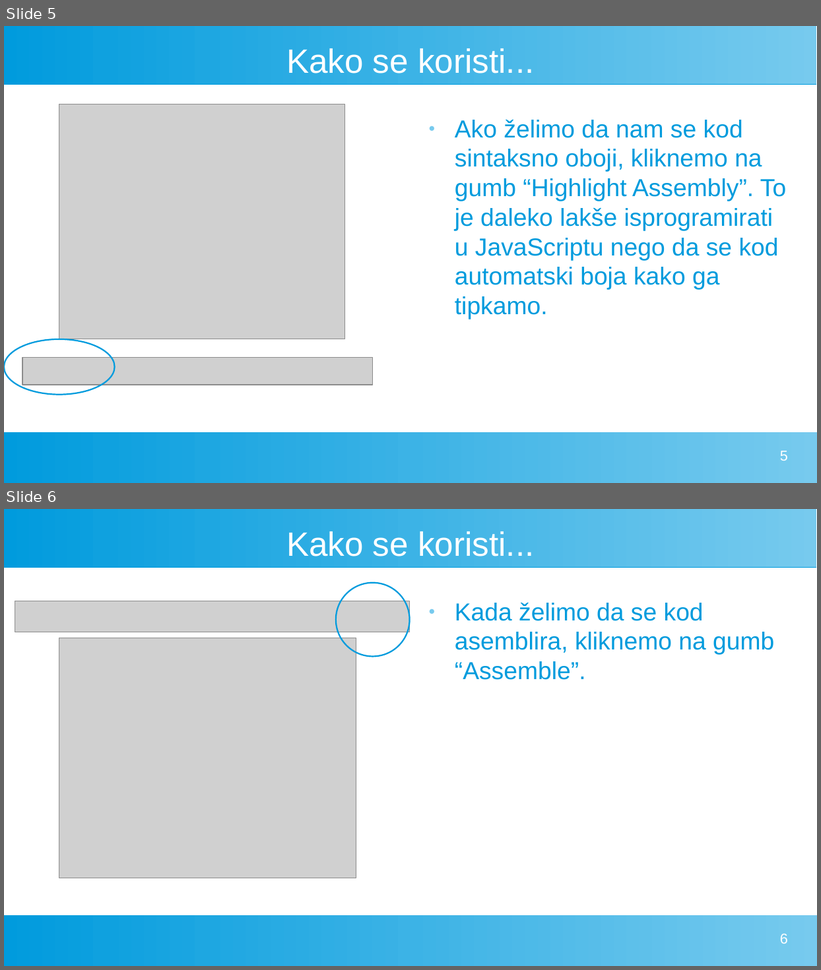
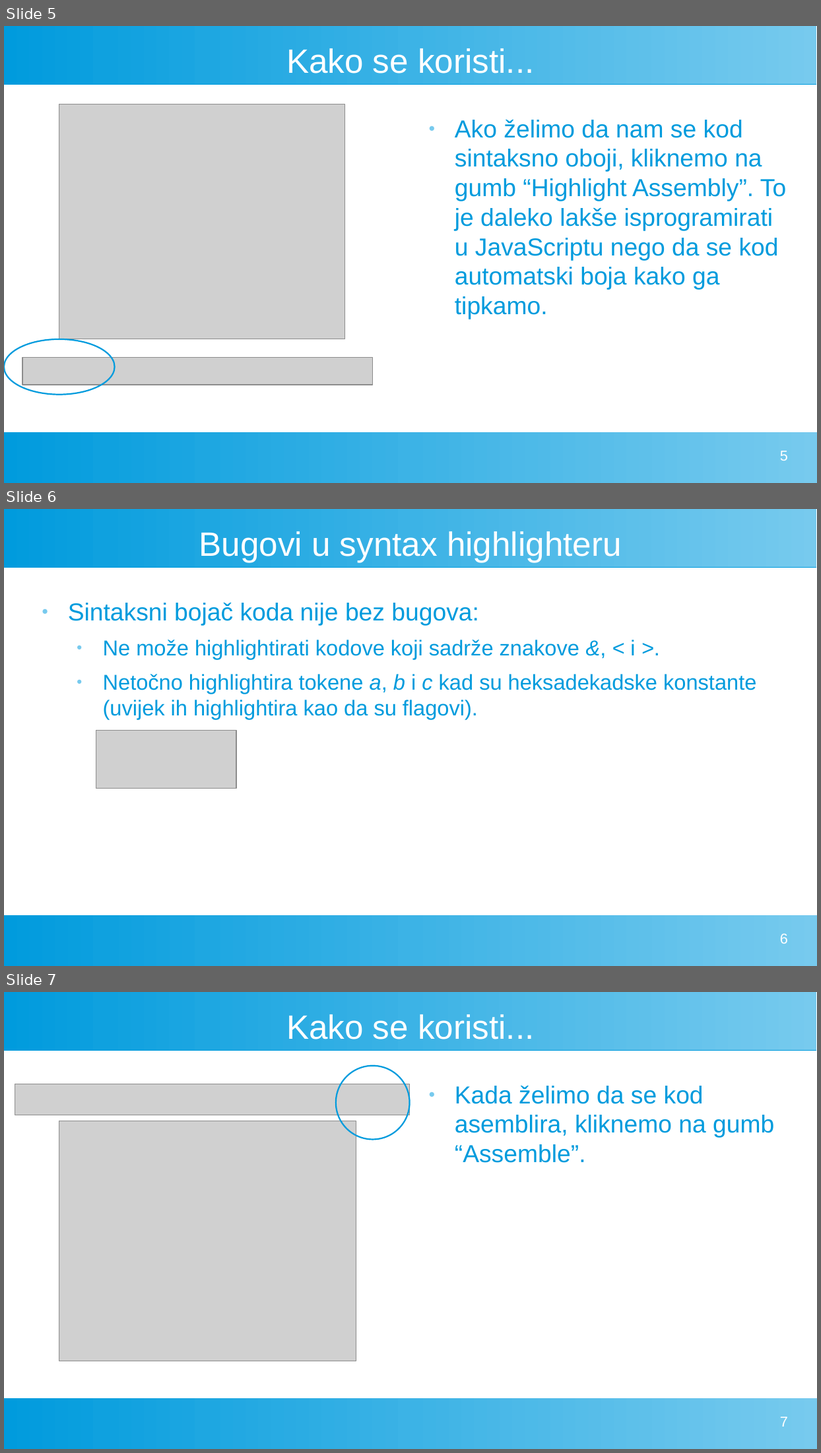
Before and after one commit to FlatAssembler/PicoBlaze_Simulator_in_JS, a slide deck: seminar/PicoBlaze.odp. Shown one above the other, each under a label of ours: slides 5 and 6 before the commit, slides 5, 6 and 7 after it. The pictures are 821x970 and 821x1453 pixels, drawn with LibreOffice and Linux fonts; fonts in the diff are those of the drawing; grey boxes stand for pictures. Boxes give left, top, right and bottom in pixels: in the first picture for what was removed or moved away, otherwise in the second. Text is boxed around its words. In the diff, an @@ line names an element or a change of style, - is before the commit and + after.

```diff
--- a/seminar/PicoBlaze.odp
+++ b/seminar/PicoBlaze.odp
@@ slide 6 added at (4, 509, 817, 966), background #FFFFFF; not listed: 2 template elements that a slide beside it also shows @@
@@ title added at (199, 531, 622, 562), 33 pt, text #FFFFFF @@
+Bugovi u syntax highlighteru
@@ text added at (68, 603, 756, 720), 21 pt, text #009BDD @@
+● Sintaksni bojač koda nije bez bugova:
+  ● Ne može highlightirati kodove koji sadrže znakove &, < i >.
+  ● Netočno highlightira tokene a, b i c kad su heksadekadske konstante (uvijek ih highlightira kao da su flagovi).
@@ picture added at (96, 730, 236, 789) @@
@@ page number added at (780, 934, 788, 944), 14 pt, text #FFFFFF @@
+6
@@ what was slide 6 is now slide 7 @@
@@ page number at (780, 1417, 788, 1427): text changed @@
-6
+7
```
Also in this commit, not shown: 5 slides changed, 1 other slide added, 1 other file.
